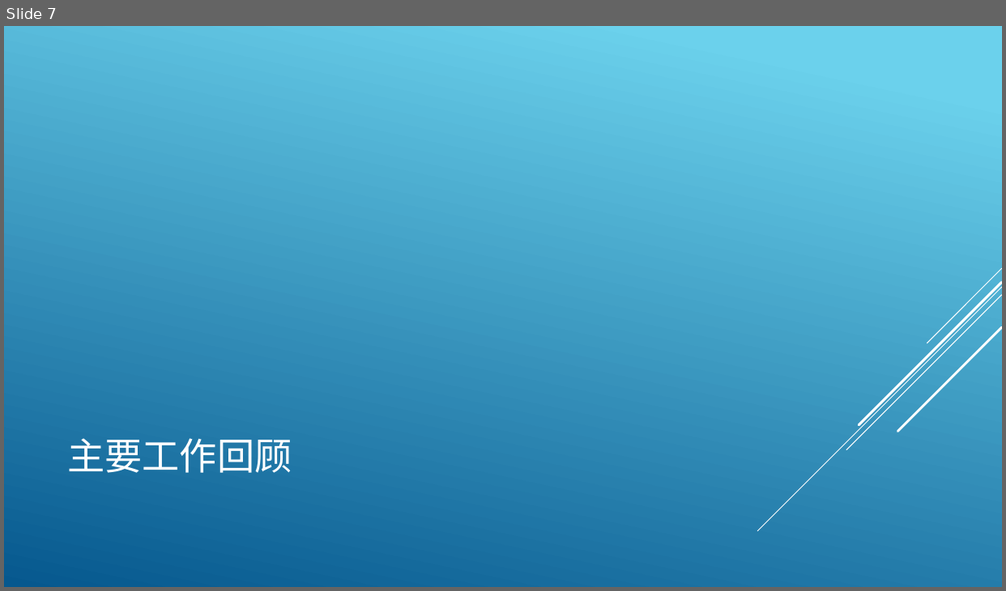
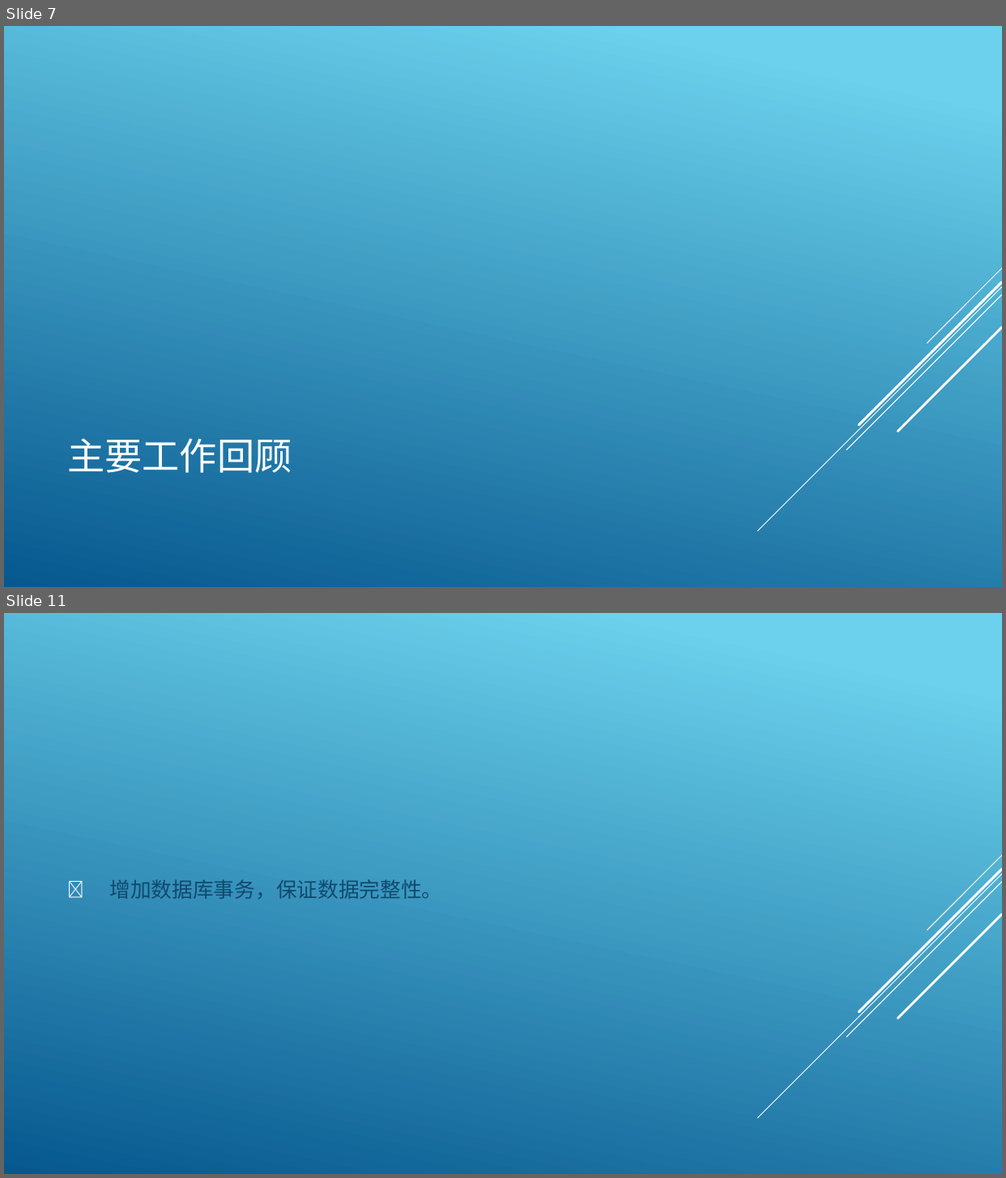
Before and after one commit to charismafight/wangpan, a slide deck: 研发部2018年年度总结.pptx. Shown one above the other, each under a label of ours: slide 7 before the commit, slides 7 and 11 after it; the slides between them are not shown. The pictures are 1006x591 and 1006x1178 pixels, drawn with LibreOffice and Linux fonts; fonts in the diff are those of the drawing. Boxes give left, top, right and bottom in pixels: in the first picture for what was removed or moved away, otherwise in the second. Text is boxed around its words. In the diff, an @@ line names an element or a change of style, - is before the commit and + after.

```diff
--- a/研发部2018年年度总结.pptx
+++ b/研发部2018年年度总结.pptx
@@ slide 11 added at (4, 613, 1002, 1174), background gradient #6ED2EB to #06588E; not listed: 5 template elements that a slide beside it also shows @@
@@ text added at (109, 879, 442, 899), 20 pt, text #0F496F @@
+4. 增加数据库事务，保证数据完整性。
```
Also in this commit, not shown: 2 slides changed, 5 other slides added, 1 slide removed.
